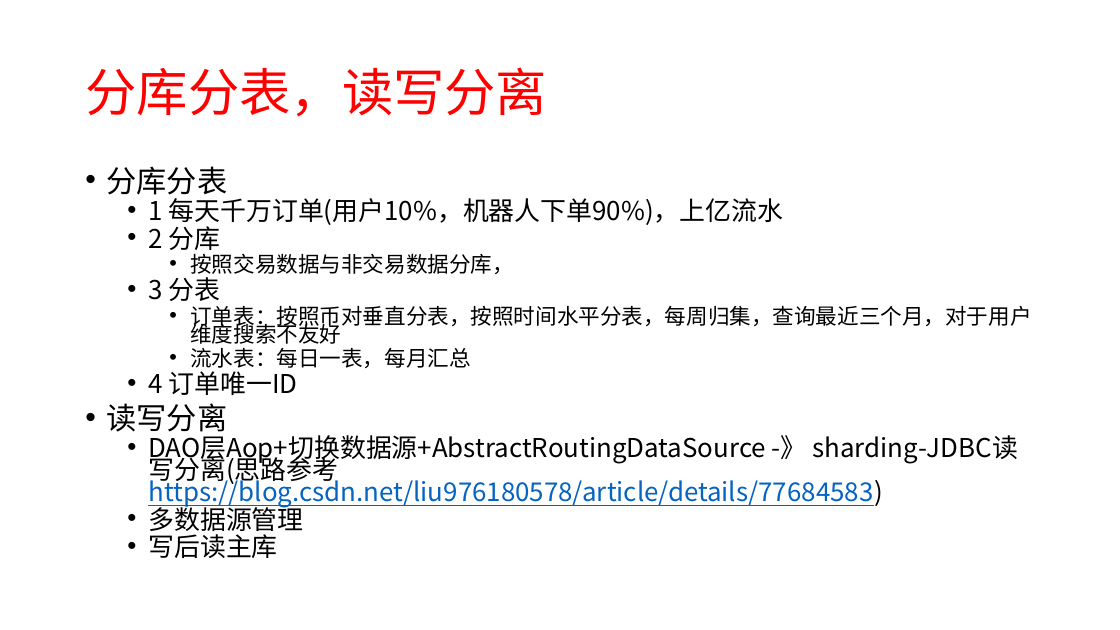
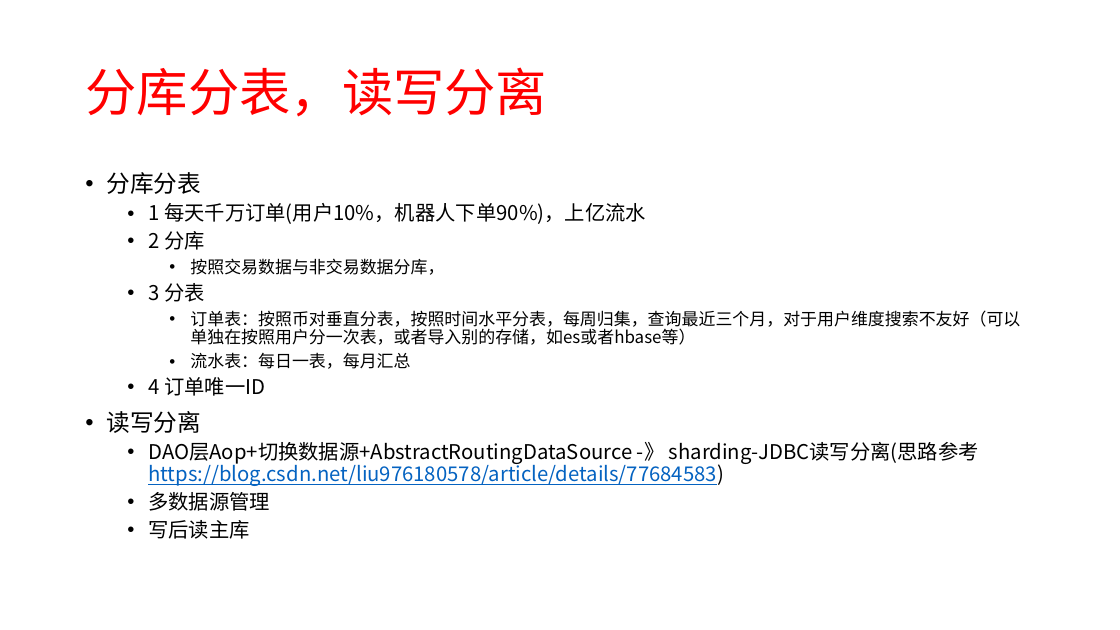
Before and after one commit to xiaozhiliaoo/my-slides, a slide deck: slide 18 of exchange-technology.pptx. Drawn at 1120x630 pixels with LibreOffice and Linux fonts; fonts in the diff are those of the drawing. Boxes give left, top, right and bottom in pixels: in the first picture for what was removed or moved away, otherwise in the second. Text is boxed around its words. In the diff, an @@ line names an element or a change of style, - is before the commit and + after.

```diff
--- a/exchange-technology.pptx
+++ b/exchange-technology.pptx
@@ text at [106,172,979,539]: size 25.9 to 20.3 pt in "分库分表", "读写分离"; size 22.2 to 17.4 pt in "1 每天千万订单(用户10%，机器人下单90%)，上亿流水", "2 分库", "3 分表", "4 订单唯一ID" and 3 more places; size 18.5 to 14.5 pt in "按照交易数据与非交易数据分库，", "流水表：每日一表，每月汇总"; line spacing 0.7 to 0.9 @@
@@ text at [190,310,1020,345]: text changed; size 18.5 to 14.5 pt @@
-    • 订单表：按照币对垂直分表，按照时间水平分表，每周归集，查询最近三个月，对于用户维度搜索不友好
+    • 订单表：按照币对垂直分表，按照时间水平分表，每周归集，查询最近三个月，对于用户维度搜索不友好（可以单独在按照用户分一次表，或者导入别的存储，如es或者hbase等）
```
Also in this commit, not shown: 7 other files.
